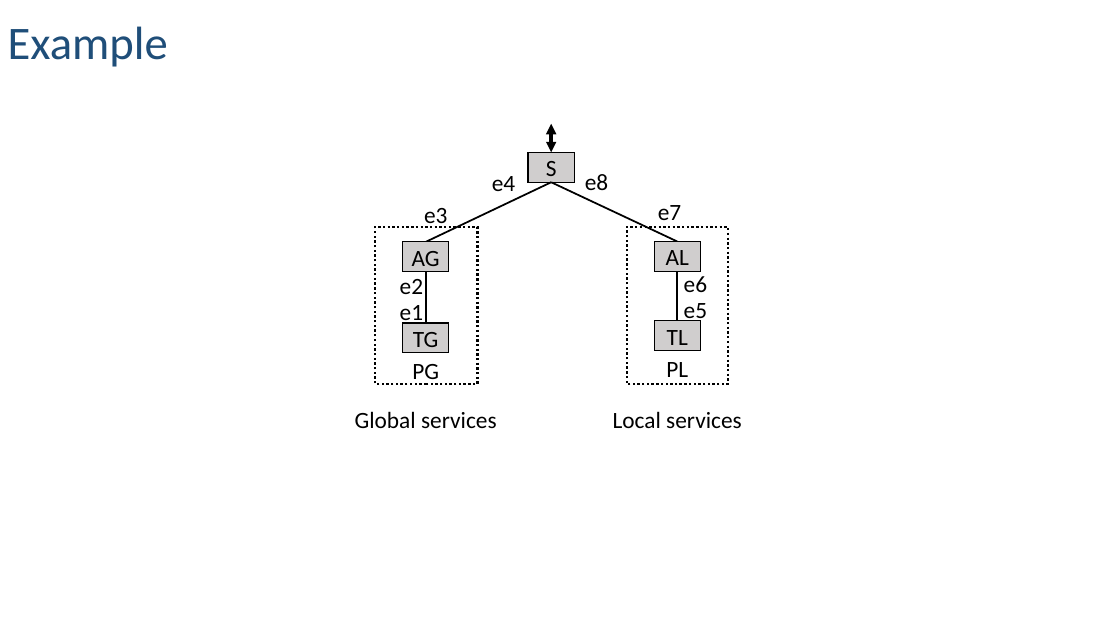
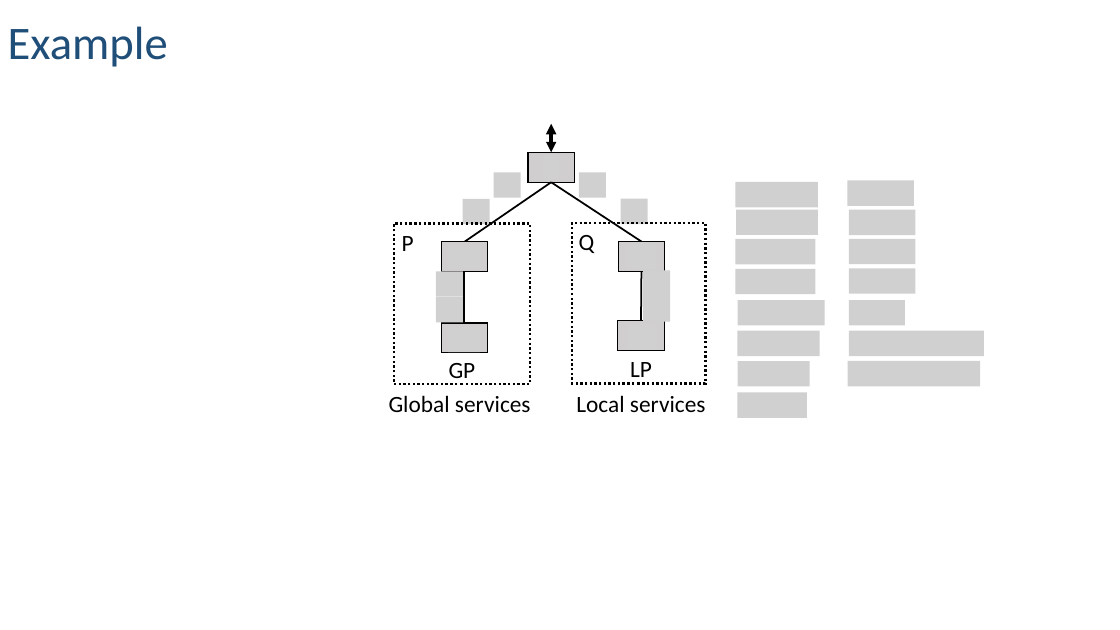
Before and after one commit to rabeckett/propane, a slide deck: slide 3 of paper/abstraction/figures/examples.pptx. Drawn at 1120x630 pixels with LibreOffice and Linux fonts; fonts in the diff are those of the drawing; grey boxes stand for pictures. Boxes give left, top, right and bottom in pixels: in the first picture for what was removed or moved away, otherwise in the second. Text is boxed around its words. In the diff, an @@ line names an element or a change of style, - is before the commit and + after.

```diff
--- a/paper/abstraction/figures/examples.pptx
+++ b/paper/abstraction/figures/examples.pptx
@@ text removed at [492,176,515,191] @@
-e4
@@ picture added at [494,172,521,197] @@
@@ picture added at [543,155,560,180] @@
@@ text in rectangle at [546,161,557,182]: text removed @@
-S
@@ picture added at [579,172,606,197] @@
@@ text removed at [585,174,608,190] @@
-e8
@@ text removed at [424,208,447,228] @@
-e3
@@ picture added at [463,199,490,224] @@
@@ line moved from (551, 182) - (426, 242) to (551, 182) - (465, 242) @@
@@ line moved from (551, 182) - (677, 242) to (551, 182) - (642, 242) @@
@@ picture added at [621,199,648,224] @@
@@ text removed at [658,205,681,227] @@
-e7
@@ rectangle: place and size @@
-rectangle at [376,227,478,384]
+rectangle at [394,223,530,384]
@@ group added at [402,236,481,352]: 4 pictures, 1 text @@
+P
@@ rectangle: place and size @@
-rectangle at [627,227,728,384]
+rectangle at [572,223,706,383]
@@ text in rectangle at [412,251,440,272]: text removed @@
-AG
@@ text in rectangle at [666,250,689,272]: text removed @@
-AL
@@ text removed at [400,279,423,294] @@
-e2
@@ text removed at [684,276,707,292] @@
-e6
@@ text removed at [400,305,423,326] @@
-e1
@@ 2 rectangles, 1 line: place and size @@
-2 rectangles, 1 line at [402,242,449,353]
+2 rectangles, 1 line at [441,242,487,353]
@@ 2 rectangles, 1 line: place and size @@
-2 rectangles, 1 line at [655,242,701,351]
+2 rectangles, 1 line at [618,242,665,350]
@@ group added at [579,235,670,349]: 4 pictures, 1 text @@
+Q
@@ text removed at [684,303,707,324] @@
-e5
@@ text in rectangle at [413,332,438,353]: text removed @@
-TG
@@ text in rectangle at [667,330,688,351]: text removed @@
-TL
@@ text "Global services": place and size @@
-text "Global services" at [355,411,497,428]
+text "Global services" at [389,395,531,412]
@@ text at [449,363,476,384]: text changed @@
-PG
+GP
@@ text "Local services": place and size @@
-text "Local services" at [613,411,742,428]
+text "Local services" at [576,395,706,412]
@@ text at [630,362,652,383]: text changed @@
-PL
+LP
@@ group added at [736,181,985,418]: 15 pictures @@
```
Also in this commit, not shown: 2 other files.
